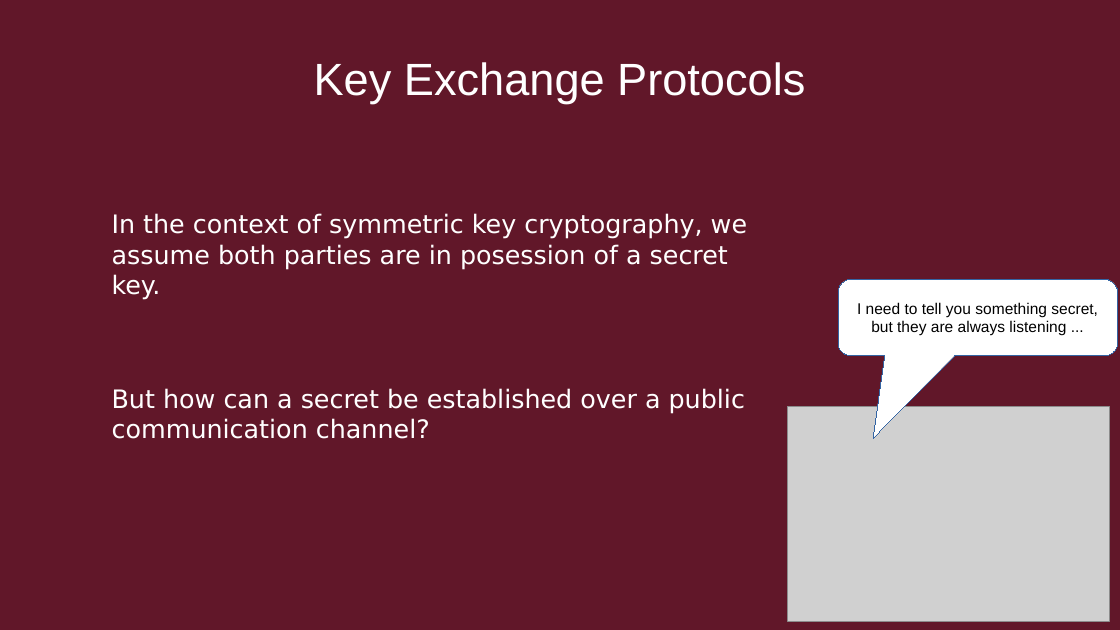
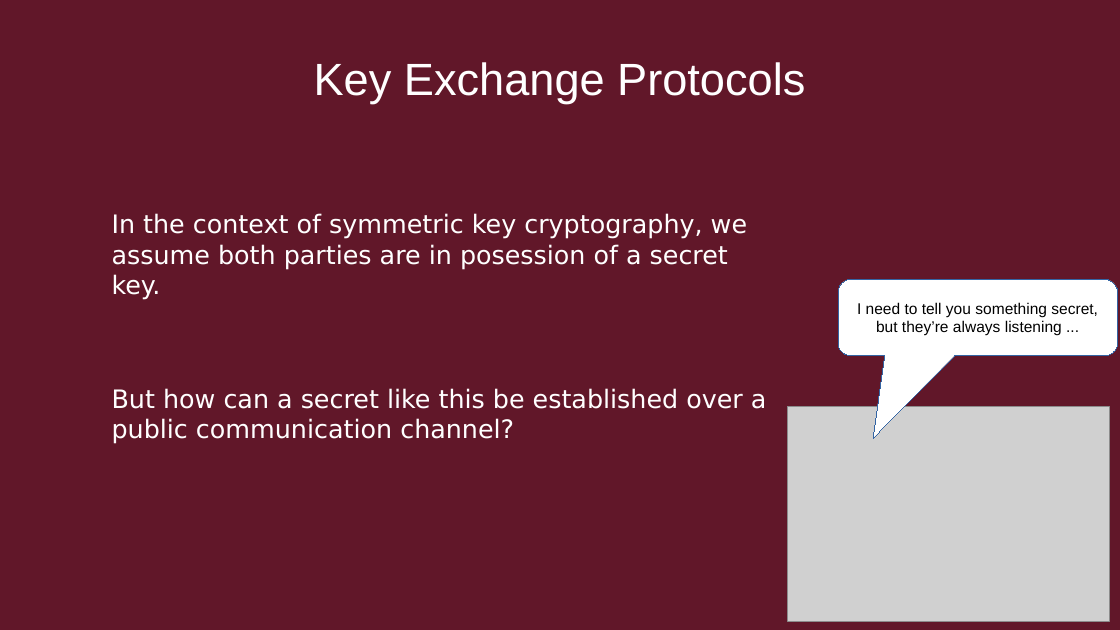
Before and after one commit to Quin-Darcy/seccom, a slide deck: slide 18 of presentation/cryptography_and_network_protocols.odp (slide 13 before the commit). Drawn at 1120x630 pixels with LibreOffice and Linux fonts; fonts in the diff are those of the drawing; grey boxes stand for pictures. Boxes give left, top, right and bottom in pixels: in the first picture for what was removed or moved away, otherwise in the second. Text is boxed around its words. In the diff, an @@ line names an element or a change of style, - is before the commit and + after.

```diff
--- a/presentation/cryptography_and_network_protocols.odp
+++ b/presentation/cryptography_and_network_protocols.odp
@@ text in rounded speech box at [857,302,1098,336]: text changed @@
-I need to tell you something secret, but they are always listening ...
+I need to tell you something secret, but they’re always listening ...
@@ text at [112,388,767,444]: text changed @@
-But how can a secret be established over a public communication channel?
+But how can a secret like this be established over a public communication channel?
```
Also in this commit, not shown: 2 other slides changed, 6 slides added, 3 other files.
